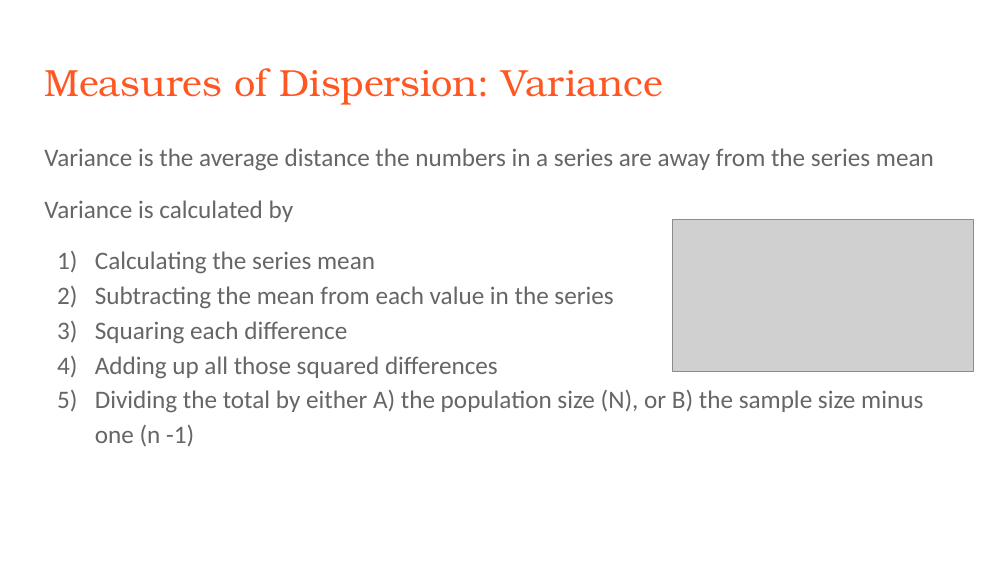
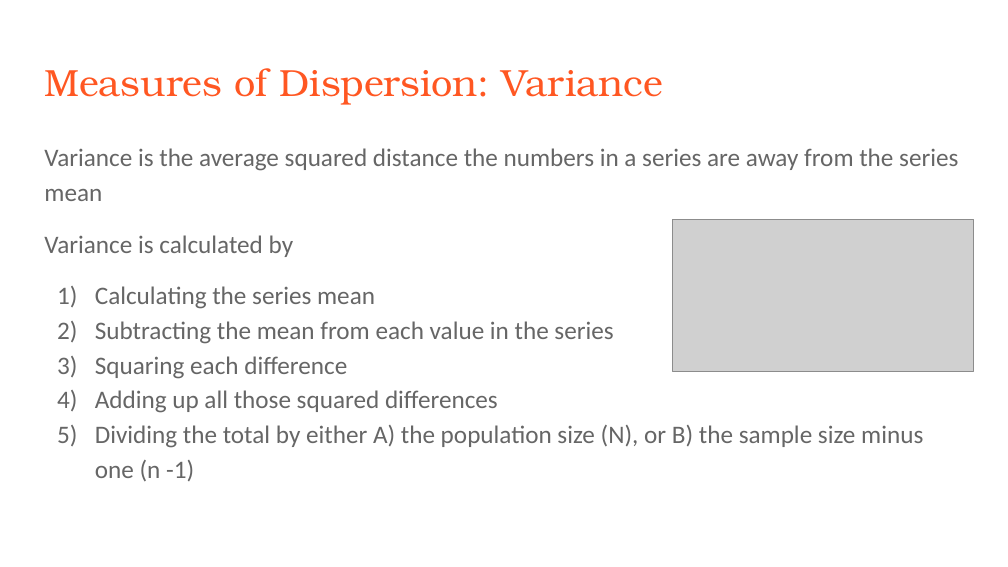
Before and after one commit to rjwrobel86/Python4Statistics, a slide deck: slide 14 of Stuff For Class/Slides/Descriptive Statistics.pptx (slide 11 before the commit). Drawn at 1008x567 pixels with LibreOffice and Linux fonts; fonts in the diff are those of the drawing; grey boxes stand for pictures. Boxes give left, top, right and bottom in pixels: in the first picture for what was removed or moved away, otherwise in the second. Text is boxed around its words. In the diff, an @@ line names an element or a change of style, - is before the commit and + after.

```diff
--- a/Stuff For Class/Slides/Descriptive Statistics.pptx
+++ b/Stuff For Class/Slides/Descriptive Statistics.pptx
@@ text at [44,148,958,201]: text changed @@
-Variance is the average distance the numbers in a series are away from the series mean
+Variance is the average squared distance the numbers in a series are away from the series mean
```
Also in this commit, not shown: 12 other slides changed, 10 slides added, 8 slides removed, 27 other files.
